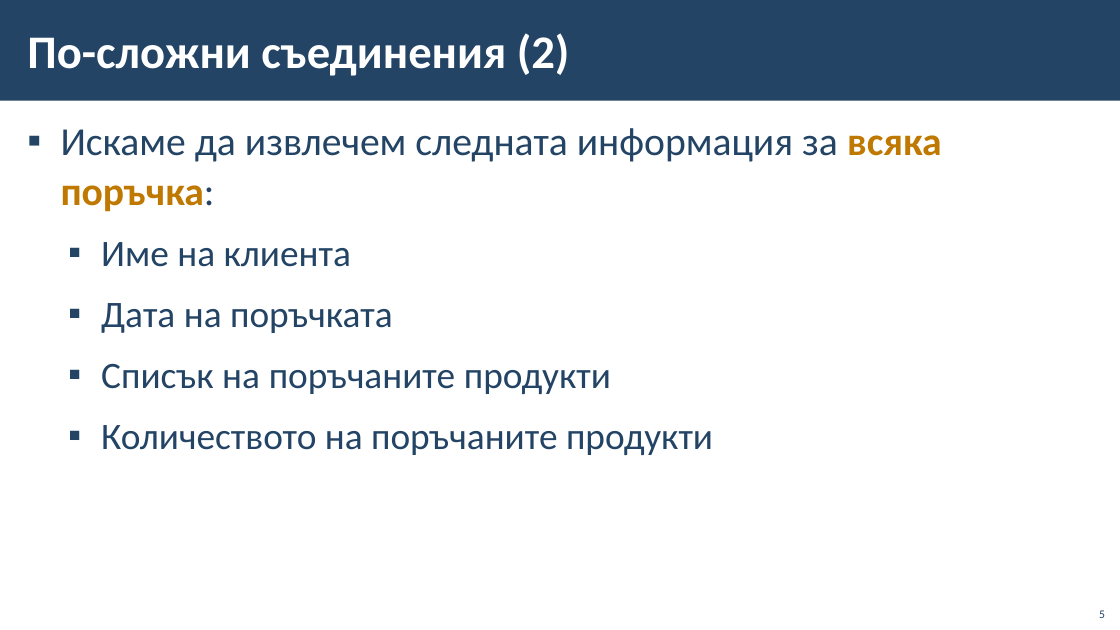
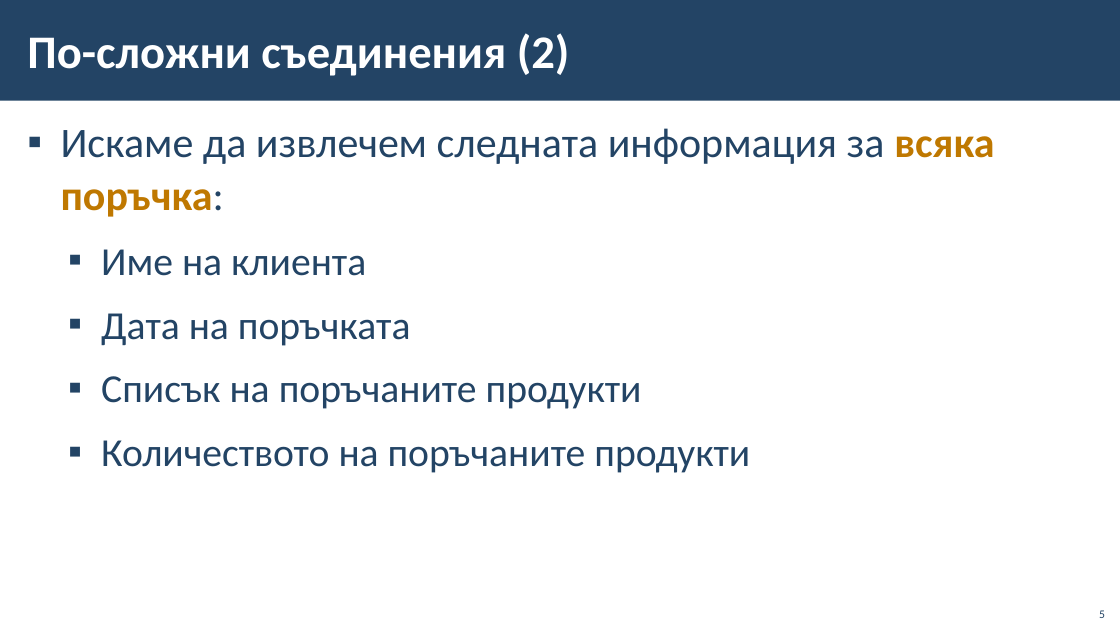
Before and after one commit to BG-IT-Edu/School-Programming, a slide deck: slide 5 of Courses/Software-Sciences/Module-3-Databases-New/10-Complex-Joins-and-Subqueries/09-Complex-Joins-and-Subqueries.pptx. Drawn at 1120x630 pixels with LibreOffice and Linux fonts; fonts in the diff are those of the drawing; background and template pictures are left out. Boxes give left, top, right and bottom in pixels: in the first picture for what was removed or moved away, otherwise in the second. Text is boxed around its words. In the diff, an @@ line names an element or a change of style, - is before the commit and + after.

```diff
--- a/Courses/Software-Sciences/Module-3-Databases-New/10-Complex-Joins-and-Subqueries/09-Complex-Joins-and-Subqueries.pptx
+++ b/Courses/Software-Sciences/Module-3-Databases-New/10-Complex-Joins-and-Subqueries/09-Complex-Joins-and-Subqueries.pptx
@@ text "Искаме да извлечем следната информация ..." at [61, 128, 994, 473]: size 34 to 36 pt in "Искаме да извлечем следната информация за всяка ..."; size 32 to 34 pt in "Име на клиента", "Дата на поръчката", "Списък на поръчаните продукти", "Количеството на поръчаните продукти" @@
```
Also in this commit, not shown: 2 other slides changed.
